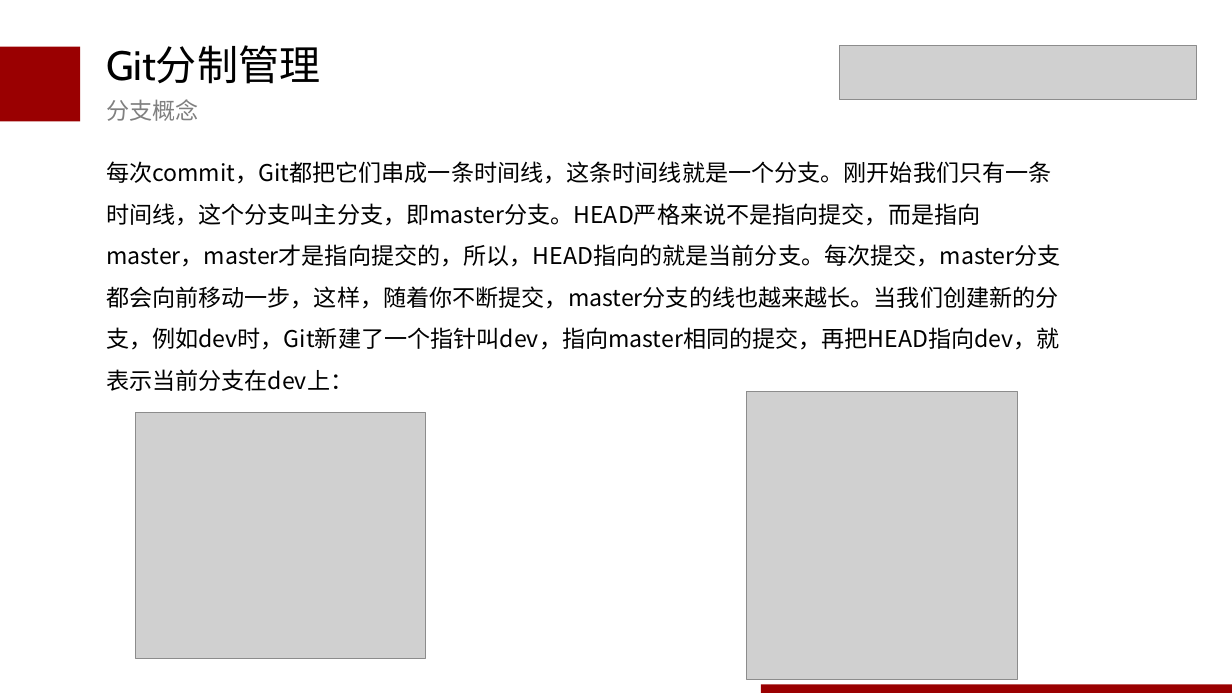
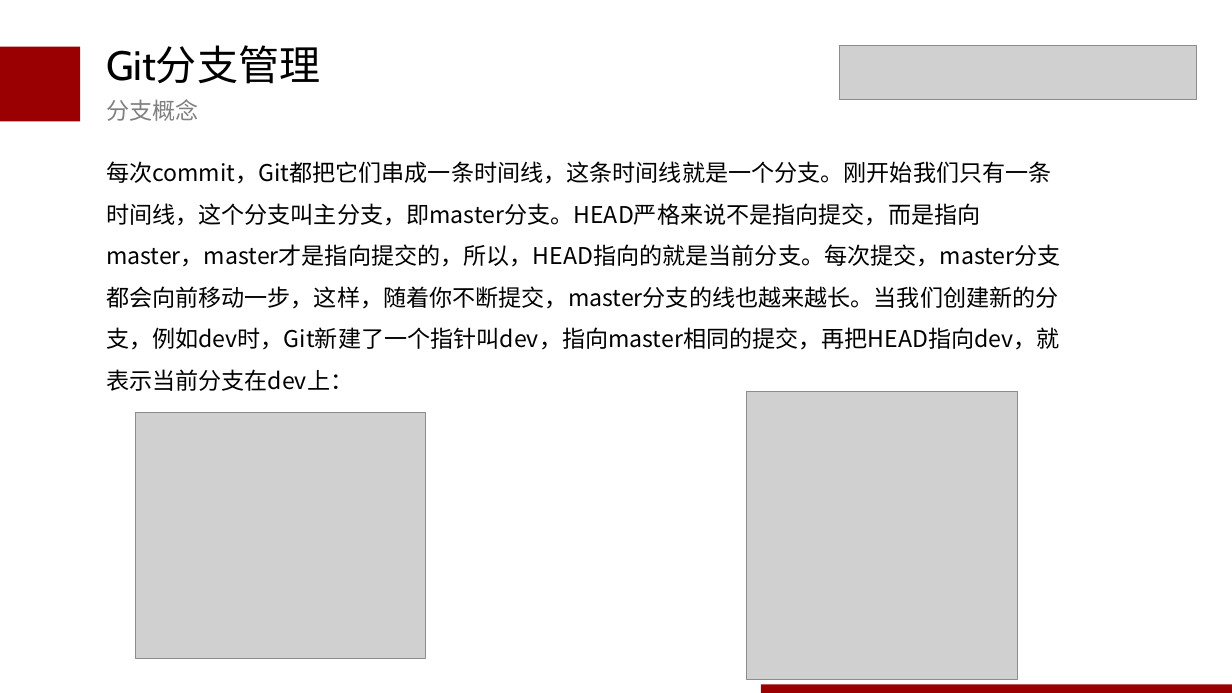
Before and after one commit to wudaoxi1100/blog, a slide deck: slide 28 of ppt/git介绍0325.pptx. Drawn at 1232x693 pixels with LibreOffice and Linux fonts; fonts in the diff are those of the drawing; grey boxes stand for pictures. Boxes give left, top, right and bottom in pixels: in the first picture for what was removed or moved away, otherwise in the second. Text is boxed around its words. In the diff, an @@ line names an element or a change of style, - is before the commit and + after.

```diff
--- a/ppt/git介绍0325.pptx
+++ b/ppt/git介绍0325.pptx
@@ text at bbox=[106, 45, 320, 84]: text changed @@
-Git分制管理
+Git分支管理
```
Also in this commit, not shown: 5 other slides changed, 1 other file.
